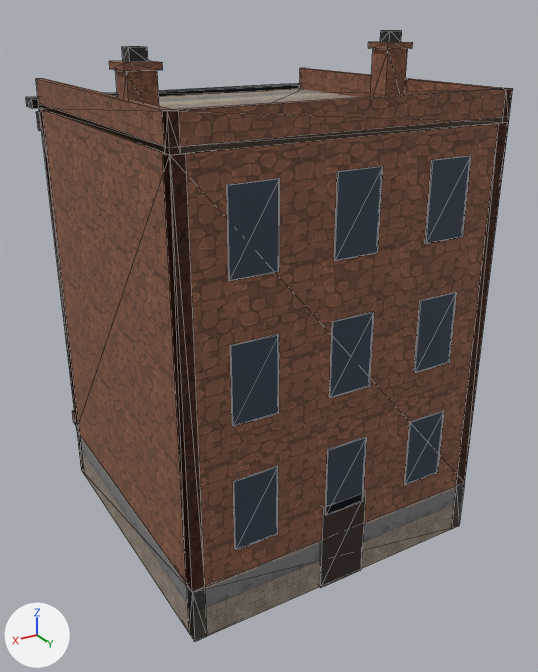
The glTF model assets/verse/generated/buildings/far/brownstone.glb, before and after one commit.
Rendered twice from a camera (50 mm lens) standing at (9.08, 19.68, 12.83) and looking at (-0.57, 3.59, 4.79). Every picture has the same lights, and +X, +Y and +Z are marked at lower left. The picture after the commit comes second. Mesh edges are drawn as thin lines. Vertices at exactly the same position are counted once.

The first picture shows 'brownstone'.
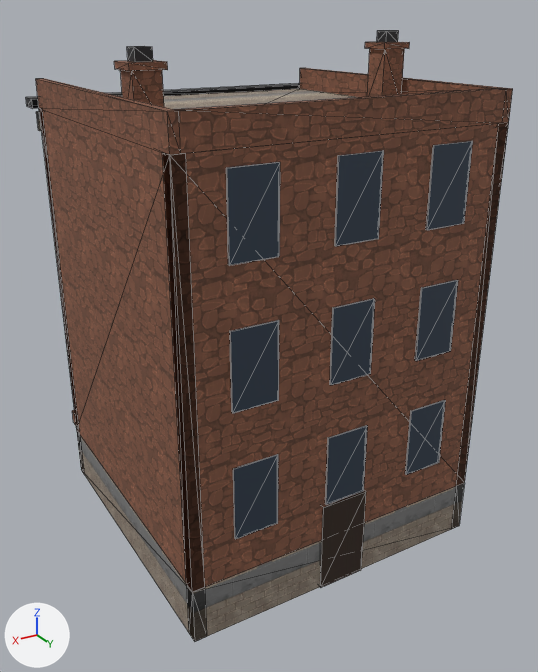
What differs and where, as boxes (x1, y1, x2, y2) in the pictures (538 x 672 px; the box of a moved part takes in the faces that stretch with it):
part 1 of me_wall, moved or reshaped
    before: (368, 42, 413, 49)
    after: (365, 42, 410, 49)
part 2 of me_wall, moved or reshaped
    before: (109, 60, 163, 71)
    after: (114, 60, 168, 71)
part 3 of me_wall, moved or reshaped
    before: (233, 466, 278, 550)
    after: (233, 454, 278, 539)
part 4 of me_wall, moved or reshaped
    before: (325, 437, 367, 515)
    after: (326, 425, 367, 505)
part 5 of me_wall, moved or reshaped
    before: (404, 411, 444, 485)
    after: (405, 400, 446, 475)
part 6 of me_wall, moved or reshaped
    before: (230, 334, 279, 426)
    after: (230, 320, 279, 413)
part 7 of me_wall, moved or reshaped
    before: (329, 312, 374, 398)
    after: (330, 298, 375, 385)
part 8 of me_wall, moved or reshaped
    before: (414, 292, 457, 373)
    after: (415, 280, 458, 361)
part 9 of me_wall, moved or reshaped
    before: (227, 178, 280, 281)
    after: (226, 162, 280, 265)
part 10 of me_wall, moved or reshaped
    before: (334, 166, 383, 261)
    after: (335, 151, 384, 246)
part 11 of me_wall, moved or reshaped
    before: (425, 155, 471, 244)
    after: (426, 141, 473, 230)
part 12 of me_wall, rebuilt
    before: (122, 46, 148, 62)
    after: (127, 46, 153, 62)
part 13 of me_wall, rebuilt
    before: (370, 48, 408, 97)
    after: (367, 48, 404, 97)
part 14 of me_wall, rebuilt
    before: (380, 30, 402, 42)
    after: (377, 30, 399, 42)
part 15 of me_wall, rebuilt
    before: (115, 70, 159, 106)
    after: (120, 70, 164, 107)
part 16 of me_wall, built on
    before: (38, 88, 512, 155)
    after: (164, 88, 506, 154)

The edits, one by one:
me_wall is used by ob_brownstone; location (0.0, 0.0, 0.0).
me_wall had 480 vertices, 698 faces and spanned x -4.15..4.15, y -3.0..8.04, z 0.0..12.5.
me_wall now has 476 vertices, 590 faces and spans x -4.15..4.15, y -3.0..8.04, z 0.0..12.5.
me_wall part 1: the loose piece of 8 vertices spanning x -3.93..-3.17, y 4.02..4.78, z 12.1..12.24 is moved by (0.1, 0.0, 0.0).
me_wall part 2: the loose piece of 8 vertices spanning x 3.17..3.93, y 5.22..5.98, z 11.9..12.04 is moved by (-0.1, 0.0, 0.0).
me_wall part 3: the loose piece of 8 vertices spanning x 1.86..2.94, y 8.0..8.04, z 2.11..3.89 is moved by (0.0, 0.0, 0.3).
me_wall part 4: the loose piece of 8 vertices spanning x -0.54..0.54, y 8.0..8.04, z 2.11..3.89 is moved by (0.0, 0.0, 0.3).
me_wall part 5: the loose piece of 8 vertices spanning x -2.94..-1.86, y 8.0..8.04, z 2.11..3.89 is moved by (0.0, 0.0, 0.3).
me_wall part 6: the loose piece of 8 vertices spanning x 1.86..2.94, y 8.0..8.04, z 5.21..6.99 is moved by (0.0, 0.0, 0.3).
me_wall part 7: the loose piece of 8 vertices spanning x -0.54..0.54, y 8.0..8.04, z 5.21..6.99 is moved by (0.0, 0.0, 0.3).
me_wall part 8: the loose piece of 8 vertices spanning x -2.94..-1.86, y 8.0..8.04, z 5.21..6.99 is moved by (0.0, 0.0, 0.3).
me_wall part 9: the loose piece of 8 vertices spanning x 1.86..2.94, y 8.0..8.04, z 8.31..10.09 is moved by (0.0, 0.0, 0.3).
me_wall part 10: the loose piece of 8 vertices spanning x -0.54..0.54, y 8.0..8.04, z 8.31..10.09 is moved by (0.0, 0.0, 0.3).
me_wall part 11: the loose piece of 8 vertices spanning x -2.94..-1.86, y 8.0..8.04, z 8.31..10.09 is moved by (0.0, 0.0, 0.3).
me_wall part 12: the loose piece of 8 vertices spanning x 3.37..3.73, y 5.42..5.78, z 12.04..12.3 is rebuilt with 8 vertices and now spans x 3.27..3.63, y 5.42..5.78, z 12.04..12.3.
me_wall part 13: the loose piece of 8 vertices spanning x -3.85..-3.25, y 4.1..4.7, z 10.7..12.1 is rebuilt with 8 vertices and now spans x -3.75..-3.15, y 4.1..4.7, z 10.82..12.1.
me_wall part 14: the loose piece of 8 vertices spanning x -3.73..-3.37, y 4.22..4.58, z 12.24..12.5 is rebuilt with 8 vertices and now spans x -3.63..-3.27, y 4.22..4.58, z 12.24..12.5.
me_wall part 15: the loose piece of 8 vertices spanning x 3.25..3.85, y 5.3..5.9, z 10.7..11.9 is rebuilt with 8 vertices and now spans x 3.15..3.75, y 5.3..5.9, z 10.82..11.9.
Part 16, on me_wall:
8 vertices are removed from x -4.0..4.0, y 0.0..8.0, z 10.7..11.4.
34 faces are deleted.
8 vertices are added at x -3.8..3.8, y 0.0..7.8, z 10.7..11.4.
6 new faces join them, mat_stonetinted (picture img_t_unevenbrick_tinted).
6 new faces join them, mat_rocktrim (picture img_t_rocktrim).
Other edits to the shape of me_wall do not show in these pictures.
